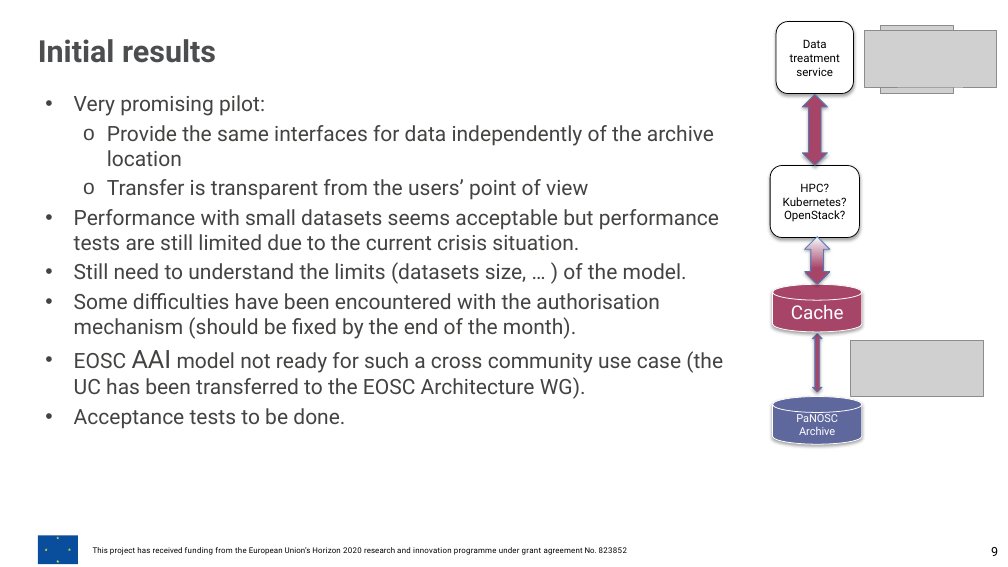
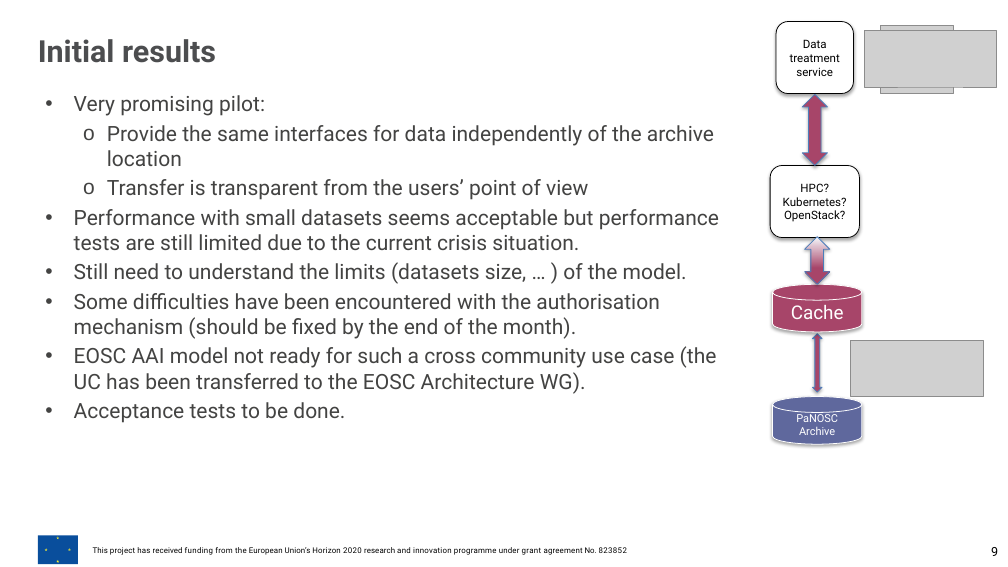
Before and after one commit to panosc-eu/panosc, a slide deck: slide 9 of Work Packages/WP9 Outreach and communication/Presentations/M18 Review Meeting/WP6 18th months review.pptx. Drawn at 1008x567 pixels with LibreOffice and Linux fonts; fonts in the diff are those of the drawing; grey boxes stand for pictures; background and template pictures are left out. Boxes give left, top, right and bottom in pixels: in the first picture for what was removed or moved away, otherwise in the second. Text is boxed around its words. In the diff, an @@ line names an element or a change of style, - is before the commit and + after.

```diff
--- a/Work Packages/WP9 Outreach and communication/Presentations/M18 Review Meeting/WP6 18th months review.pptx
+++ b/Work Packages/WP9 Outreach and communication/Presentations/M18 Review Meeting/WP6 18th months review.pptx
@@ text at [74,346,717,394]: size 24 to 20 pt in "AAI" @@
```
Also in this commit, not shown: 5 other slides changed.
